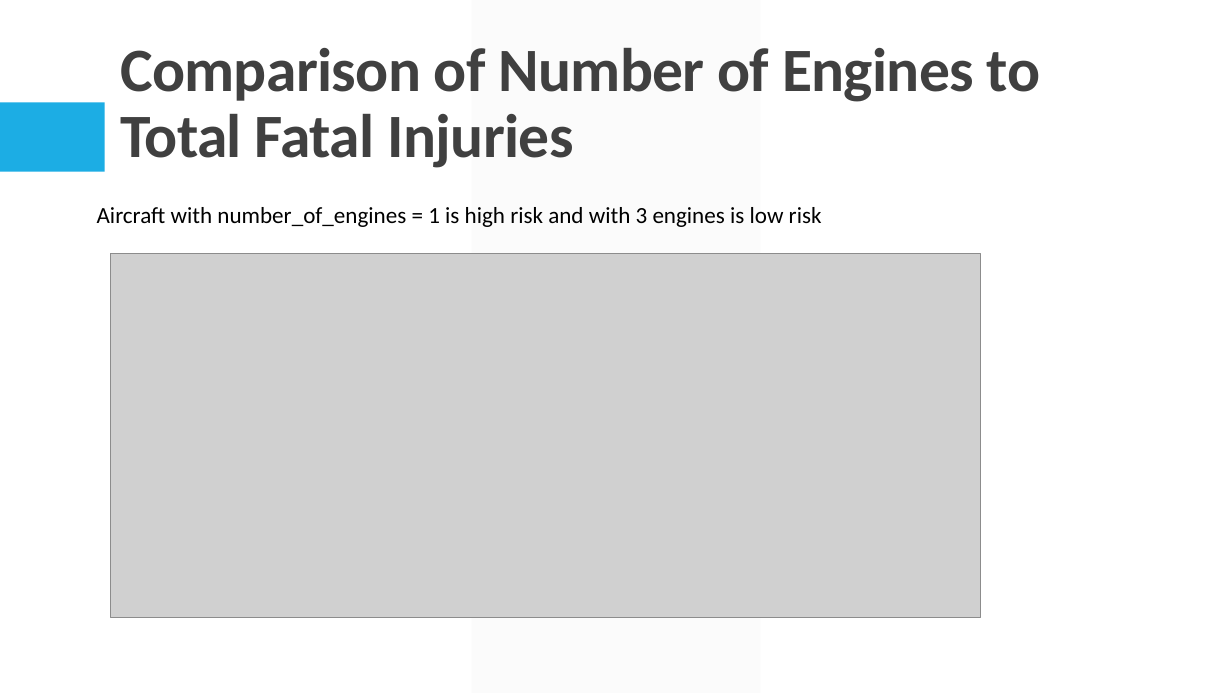
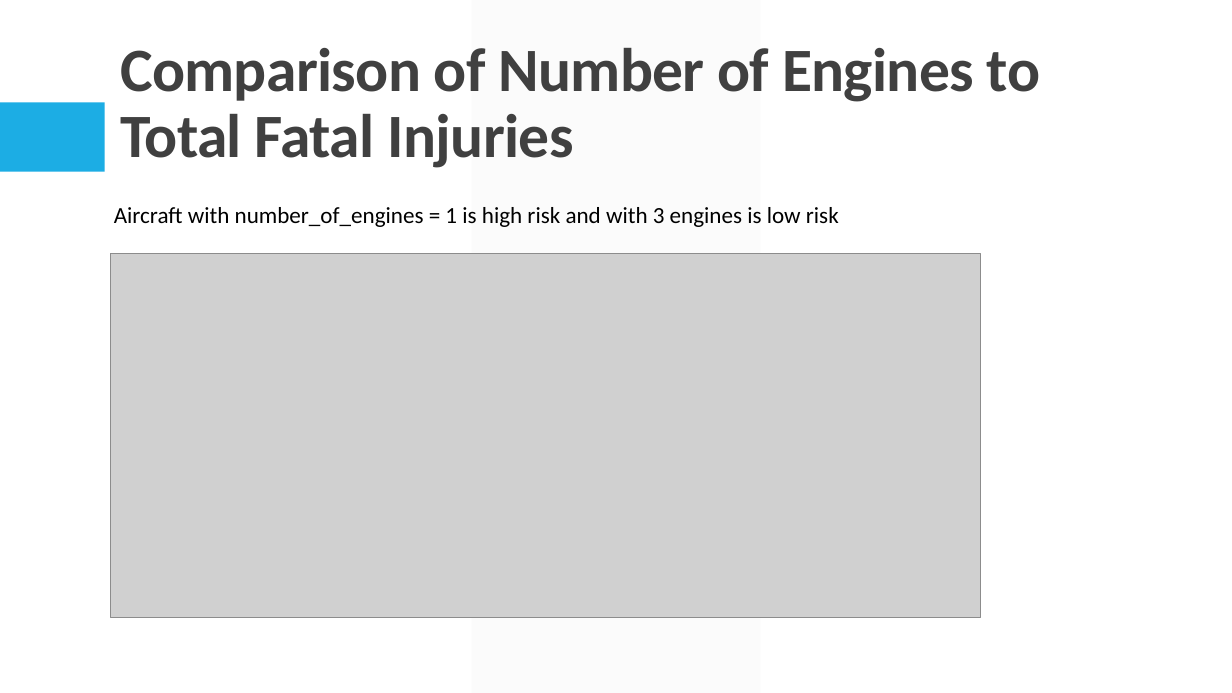
Before and after one commit to Sego-Mich/mich_phase_one_project, a slide deck: slide 6 of Cleaning_Analysis_of_ntsb_presentation.pptx (slide 5 before the commit). Drawn at 1232x693 pixels with LibreOffice and Linux fonts; fonts in the diff are those of the drawing; grey boxes stand for pictures. Boxes give left, top, right and bottom in pixels: in the first picture for what was removed or moved away, otherwise in the second. Text is boxed around its words. In the diff, an @@ line names an element or a change of style, - is before the commit and + after.

```diff
--- a/Cleaning_Analysis_of_ntsb_presentation.pptx
+++ b/Cleaning_Analysis_of_ntsb_presentation.pptx
@@ text "Aircraft with number_of_engines = 1 ..." moved from (x1=97, y1=207, x2=822, y2=227) to (x1=114, y1=207, x2=839, y2=227) @@
```
Also in this commit, not shown: 2 slides added, 6 other files.
